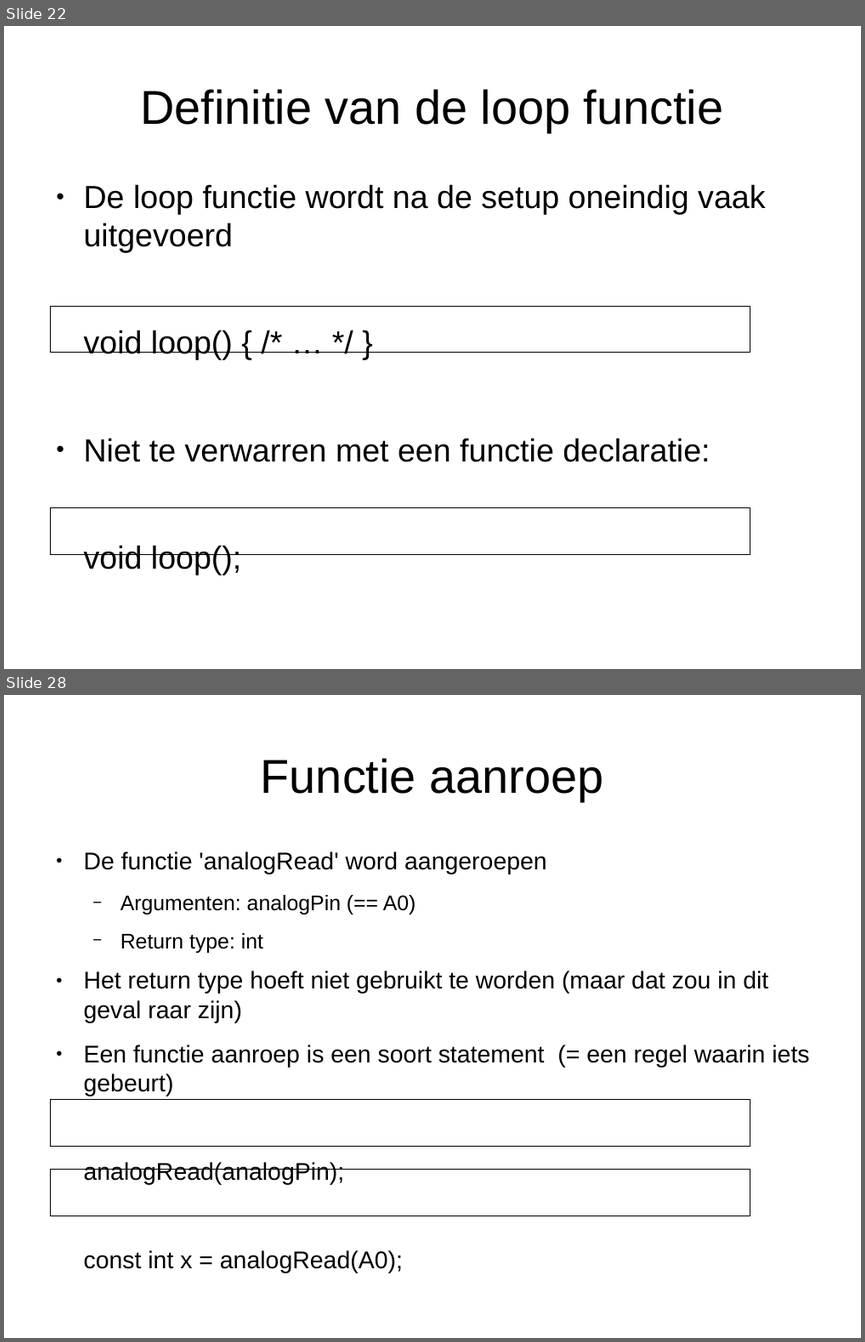
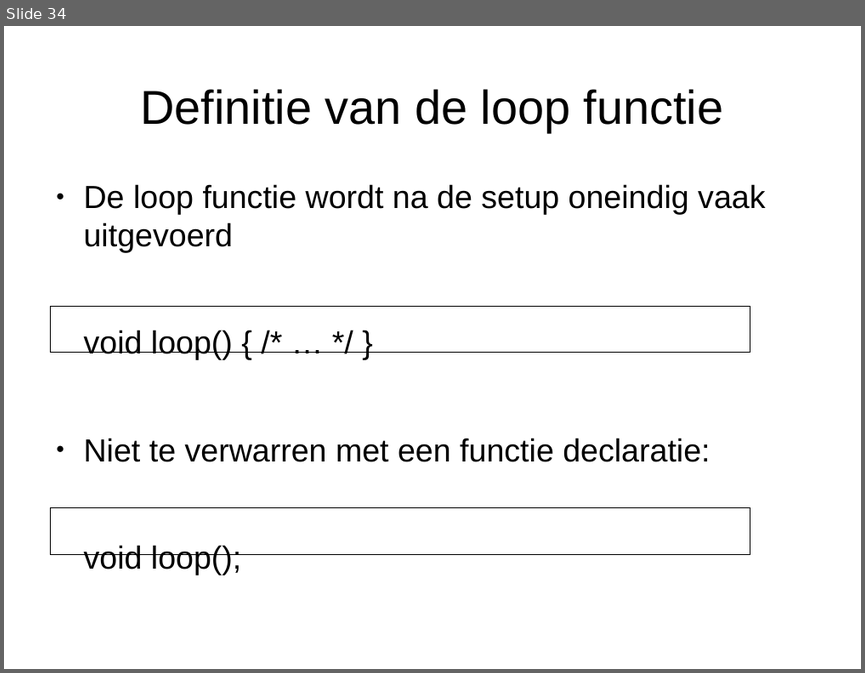
Before and after one commit to djog/arduino_cursus, a slide deck: Presentaties/Flitsuitleg3.odp. Shown one above the other, each under a label of ours: slides 22 and 28 before the commit, slide 34 after it; the slides between them are not shown. The pictures are 865x1342 and 865x673 pixels, drawn with LibreOffice and Linux fonts; fonts in the diff are those of the drawing. Boxes give left, top, right and bottom in pixels: in the first picture for what was removed or moved away, otherwise in the second. Text is boxed around its words. In the diff, an @@ line names an element or a change of style, - is before the commit and + after.

```diff
--- a/Presentaties/Flitsuitleg3.odp
+++ b/Presentaties/Flitsuitleg3.odp
@@ slide 28 removed at bbox=[4, 695, 861, 1338], background #FFFFFF @@
@@ title removed at bbox=[261, 758, 603, 801] @@
-Functie aanroep
@@ text removed at bbox=[84, 851, 809, 1273] @@
-● De functie 'analogRead' word aangeroepen
-  − Argumenten: analogPin (== A0)
-  − Return type: int
-● Het return type hoeft niet gebruikt te worden (maar dat zou in dit geval raar zijn)
-● Een functie aanroep is een soort statement (= een regel waarin iets gebeurt)
-analogRead(analogPin);
-const int x = analogRead(A0);
@@ rectangle removed at bbox=[51, 1100, 750, 1146] @@
@@ rectangle removed at bbox=[51, 1169, 750, 1216] @@
@@ what was slide 22 is now slide 34 @@
```
Also in this commit, not shown: 2 slides changed, 28 slides added, 17 other slides removed, 4 other files.
